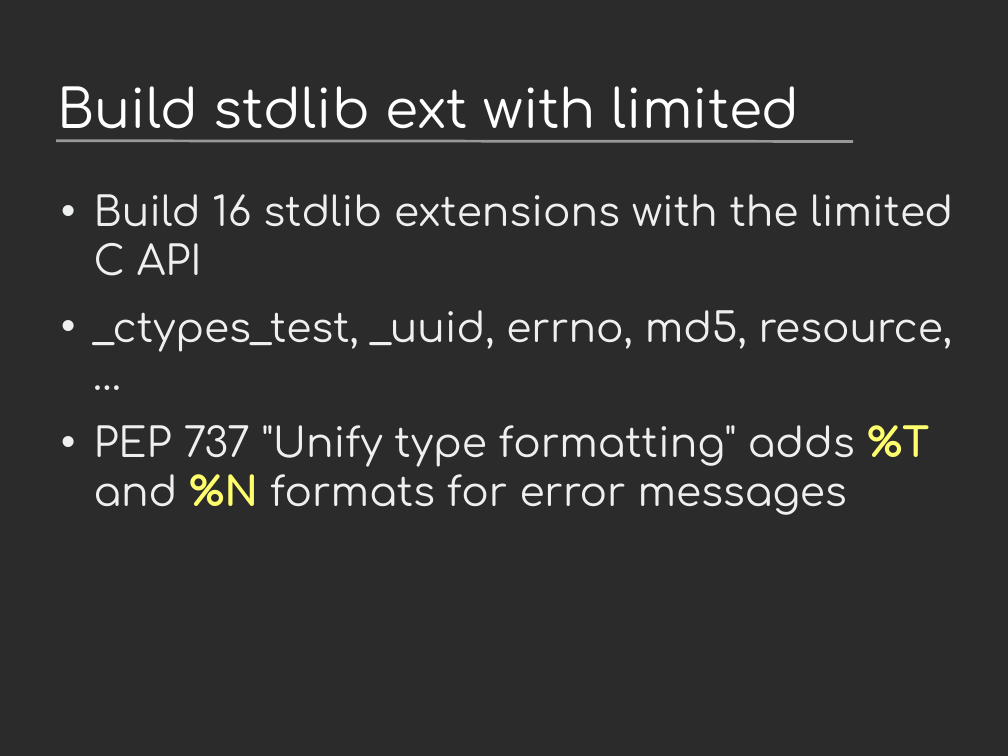
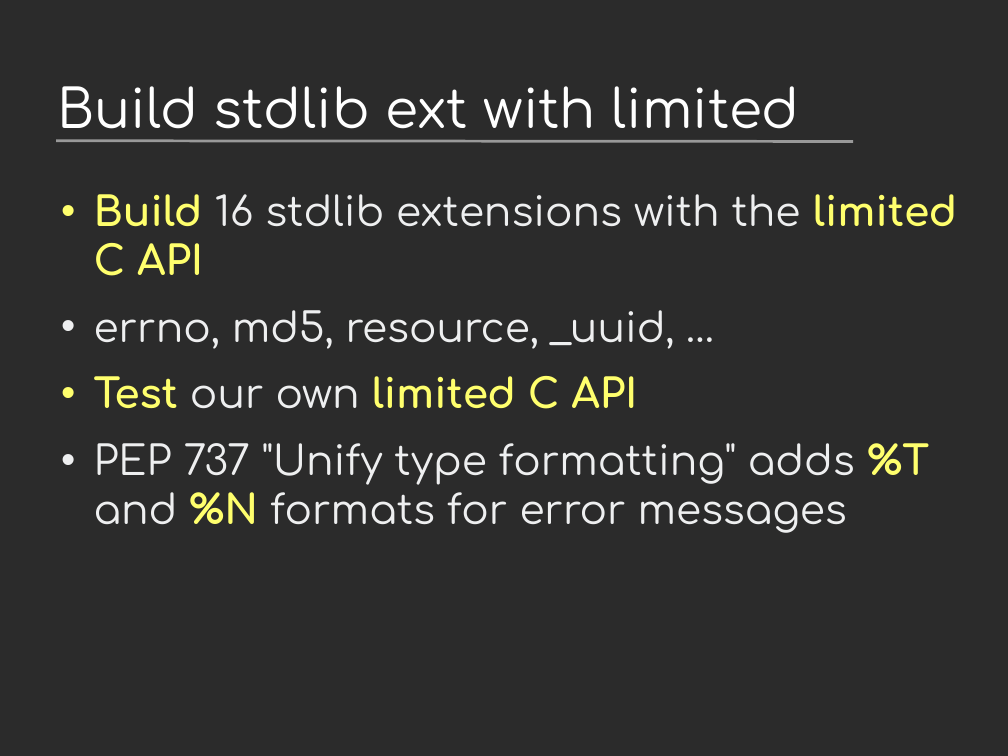
Before and after one commit to vstinner/talks, a slide deck: slide 15 of 2024-PyconUS-LangSummit/c-api.odp (slide 13 before the commit). Drawn at 1008x756 pixels with LibreOffice and Linux fonts; fonts in the diff are those of the drawing; background and template pictures are left out; a plain dark background stands for a picture behind light text. Boxes give left, top, right and bottom in pixels: in the first picture for what was removed or moved away, otherwise in the second. Text is boxed around its words. In the diff, an @@ line names an element or a change of style, - is before the commit and + after.

```diff
--- a/2024-PyconUS-LangSummit/c-api.odp
+++ b/2024-PyconUS-LangSummit/c-api.odp
@@ text at box(94, 194, 957, 276): text colour #EEEFF0 to #FFFF6D, bold on in "Build limited C API" @@
@@ text at box(94, 310, 675, 409): text changed @@
-• _ctypes_test, _uuid, errno, md5, resource, …
+• errno, md5, resource, _uuid, …
+• Test our own limited C API
```
Also in this commit, not shown: 11 other slides changed, 4 slides added, 1 other file.
